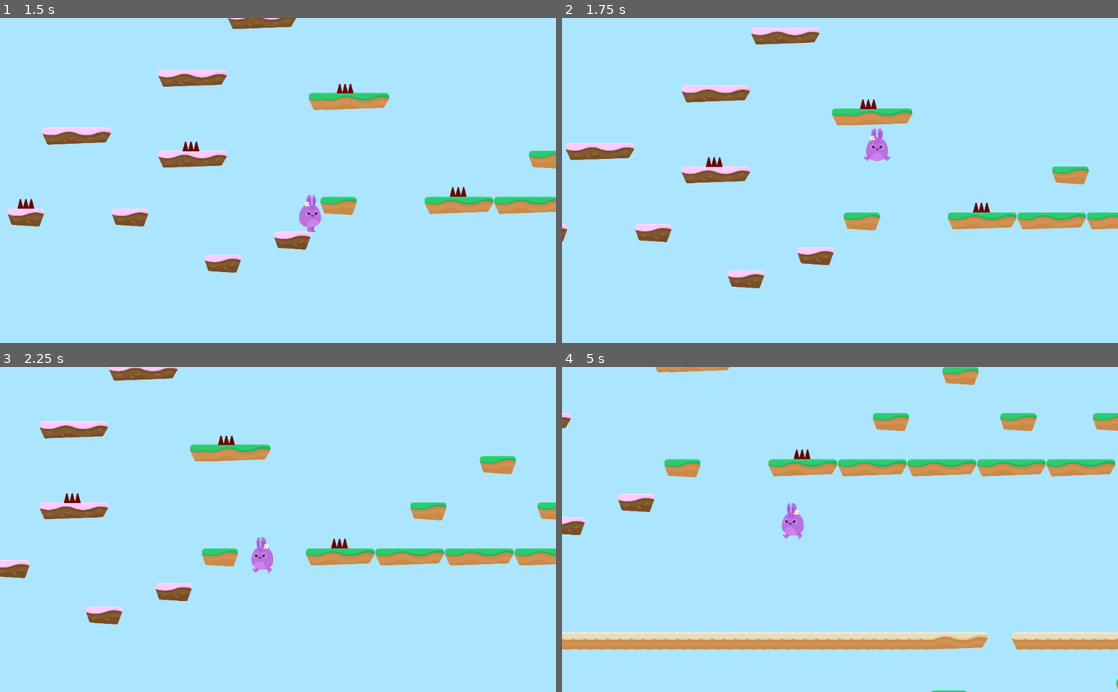
Above: before the commit, frames 1-4 (two rows, left to right).
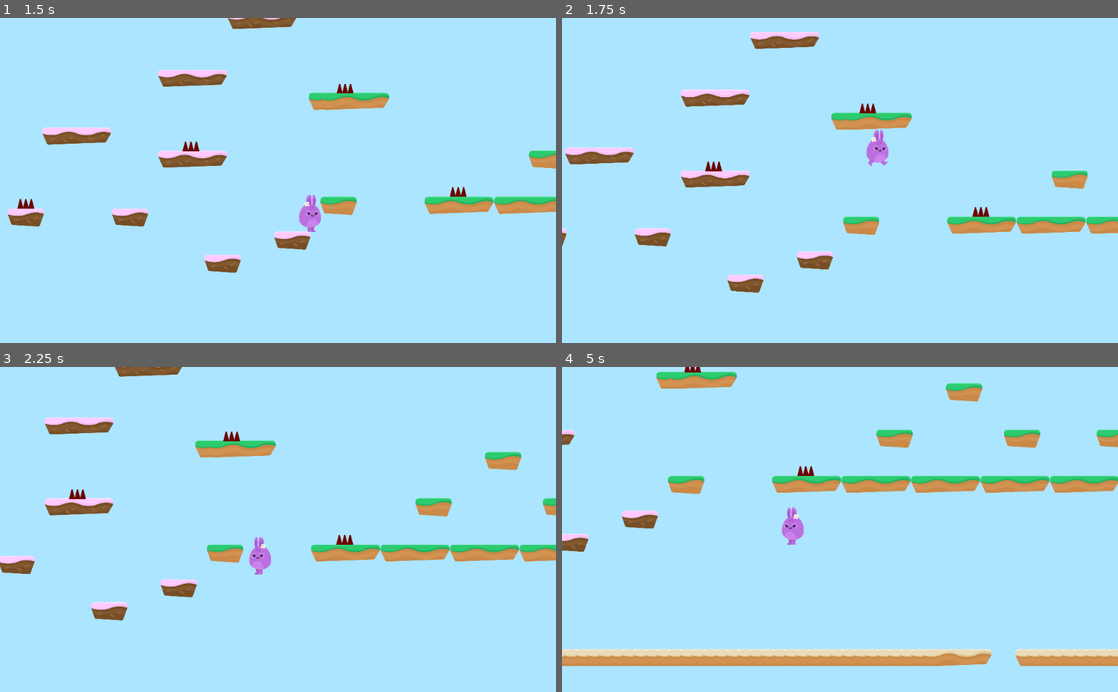
Above: after the commit, the same moments.

Repository: alexandrepeluchi/godot-udemy
Game: Godot game, scene res://Levels/Level1.tscn
Two runs of this game, one before a commit and one after it. Both use one fixed random seed, a clock stepped at 60 frames per second and the inputs below.
Inputs:
- Up to frame 1 (1.5 s): hold D (right) from 0.53 s (still down); tap W (jump) at 0.77 s
- Up to frame 2 (1.75 s): keep holding D (right); tap W (jump) at 1.52 s
- Up to frame 3 (2.25 s): release D (right) at 2.03 s; hold A (left) from 2.03 s (still down)
- Up to frame 4 (5 s): release A (left) at 2.78 s; hold D (right) 2.78-4.28 s; tap W (jump) at 3.02, 3.77, 4.52 s; hold A (left) from 4.28 s (still down)

Frame 1 is identical in both runs. In frame 2, 6.0% of the frame differs, in the area x 0-100%, y 2-85%; in frame 3, 6.3%; in frame 4, 21%, in the area x 0-100%, y 0-100%.

Commit message:
Função boost para lançar o jogador para cima

Diff:
--- a/Hoppy Days/Items/JumpPad.gd
+++ b/Hoppy Days/Items/JumpPad.gd
@@ -1 +1,6 @@
 extends Area2D
+
+func _on_JumpPad_body_entered(body):
+	if body.has_method("boost"):
+		$AnimationPlayer.play("boost")
+		body.boost()
--- a/Hoppy Days/Player/Player.gd
+++ b/Hoppy Days/Player/Player.gd
@@ -6,8 +6,9 @@
 const SPEED = 1500
 const GRAVITY = 150
 const UP = Vector2(0 ,-1)
-const JUMP_SPEED = 3100
+const JUMP_SPEED = 3500
 const WORLD_LIMIT = 4500
+const BOOST_MULTIPLIER = 1.5
 
 signal animate
 
@@ -55,3 +56,8 @@
 	$PainSFX.play()
 	if lives < 0:
 		end_game()
+
+func boost():
+	position.y -= 1
+	yield(get_tree(), "idle_frame")
+	motion.y -= JUMP_SPEED * BOOST_MULTIPLIER
